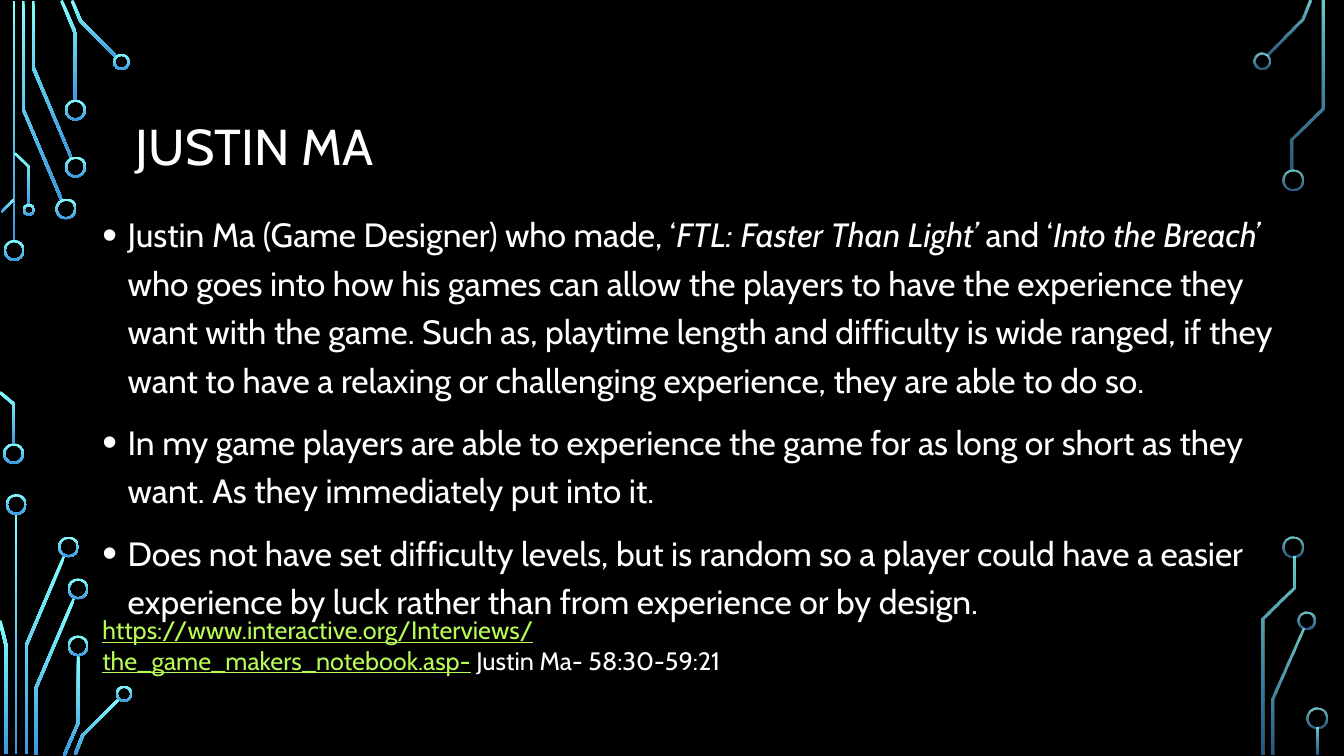
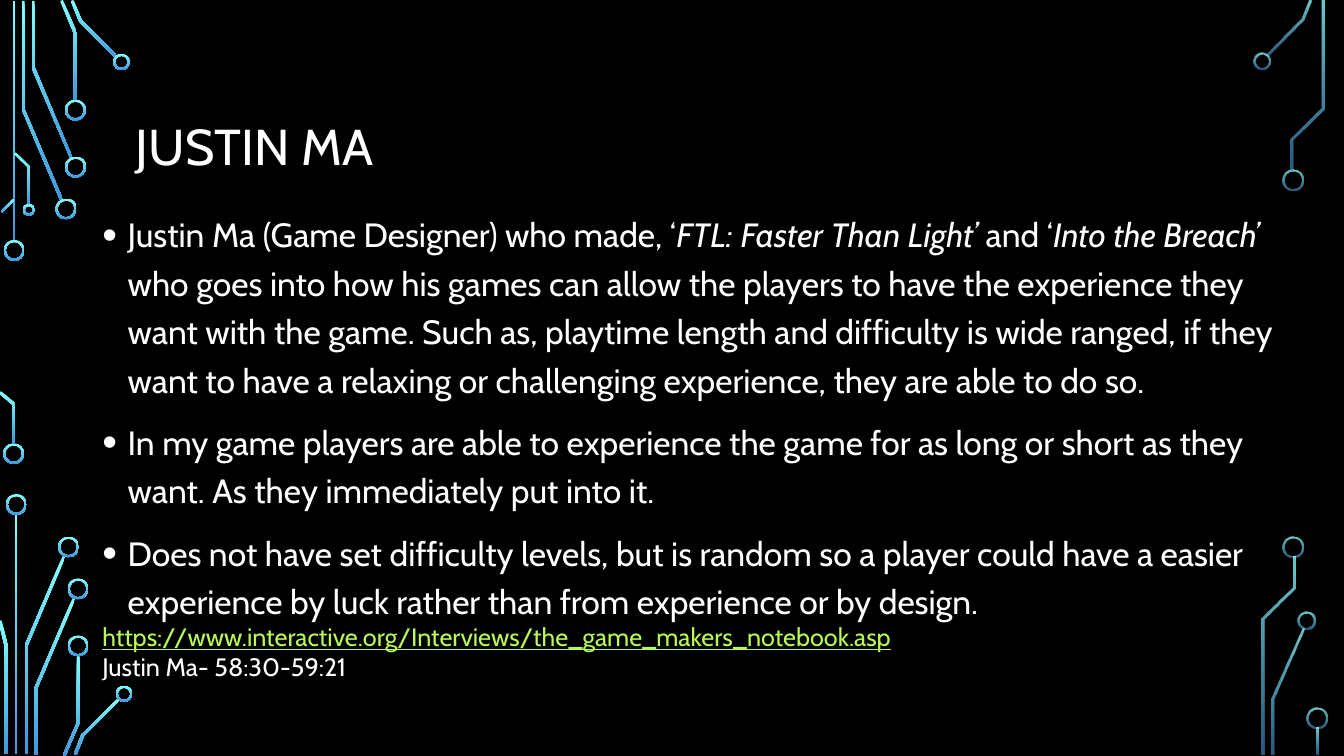
Before and after one commit to Mukkablue/PotatoEatersGame, a slide deck: slide 5 of ExamPresentationTemplate.pptx. Drawn at 1344x756 pixels with LibreOffice and Linux fonts; fonts in the diff are those of the drawing; background and template pictures are left out. Boxes give left, top, right and bottom in pixels: in the first picture for what was removed or moved away, otherwise in the second. Text is boxed around its words. In the diff, an @@ line names an element or a change of style, - is before the commit and + after.

```diff
--- a/ExamPresentationTemplate.pptx
+++ b/ExamPresentationTemplate.pptx
@@ text at <box>102,627,890,681</box>: text changed @@
-https://www.interactive.org/Interviews/the_game_makers_notebook.asp- Justin Ma- 58:30-59:21
+https://www.interactive.org/Interviews/the_game_makers_notebook.asp
+Justin Ma- 58:30-59:21
```
Also in this commit, not shown: 1 slide added, 1 slide removed, 1 other file.
